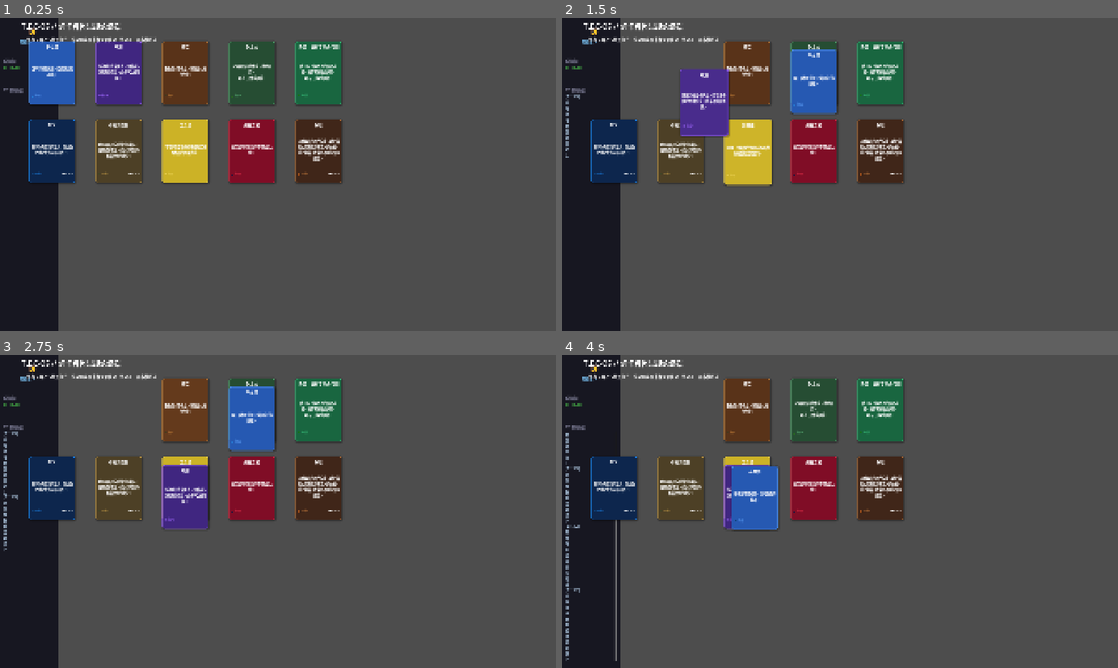
Above: before the commit, frames 1-4 (two rows, left to right).
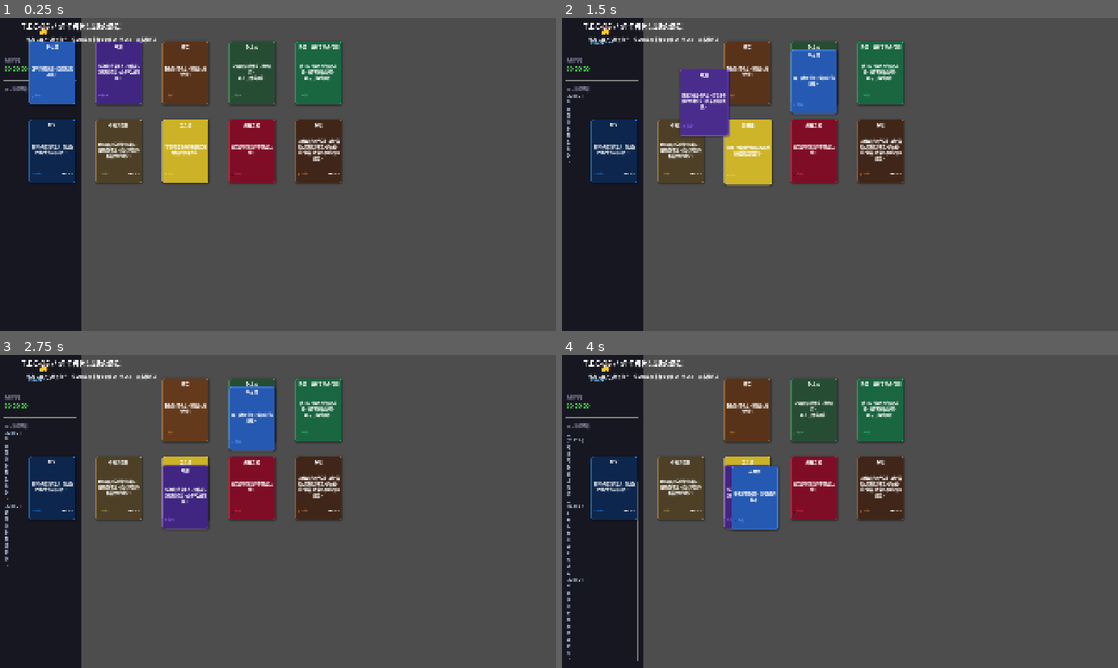
Above: after the commit, the same moments.

Repository: ChrisUtada/tec3g
Game: Godot game, scene res://main.tscn
Same seed, same stepped clock (60 frames per second), same inputs: the game is played once before the commit and once after it.
Inputs (mouse positions are in pixels of both pictures, inside the frame that each line leads up to):
- Up to frame 1 (0.25 s): no input
- Up to frame 2 (1.5 s): tap Enter at 0.5 s; drag from (612, 74) to (895, 105) at 0.52 s; drag from (678, 74) to (812, 237) at 1.27 s
- Up to frame 3 (2.75 s): move the mouse to (183, 411) at 2.02 s; click (183, 411) at 2.17 s
- Up to frame 4 (4 s): tap Space at 2.75 s; drag from (812, 411) to (673, 464) at 2.77 s; click "✕" at 3.5 s

The runs differ from the first frame. In frame 1, 3.1% of the frame differs, in the area x 0-15%, y 0-100%; in frame 2, 3.9%; in frame 3, 4.0%; in frame 4, 4.4%.

Commit message:
fix: widen sidebar to 280px, larger fonts, more spacing

Diff:
--- a/main.tscn
+++ b/main.tscn
@@ -33,7 +33,7 @@
 anchor_bottom = 1.0
 grow_horizontal = 2
 grow_vertical = 2
-offset_left = 200
+offset_left = 280
 
 [node name="UI" type="Control" parent="GameBoard" unique_id=1315043483]
 layout_mode = 1
--- a/scenes/ui/sidebar.tscn
+++ b/scenes/ui/sidebar.tscn
@@ -4,7 +4,7 @@
 
 [node name="Sidebar" type="Control"]
 layout_mode = 1
-offset_right = 200.0
+offset_right = 280.0
 offset_bottom = 1080.0
 script = ExtResource("1")
 
@@ -19,97 +19,96 @@
 
 [node name="AvatarSection" type="Control" parent="Panel"]
 layout_mode = 0
-offset_left = 10
-offset_top = 10
-offset_right = 190
-offset_bottom = 110
+offset_left = 15
+offset_top = 15
+offset_right = 265
+offset_bottom = 100
 
 [node name="IconLabel" type="Label" parent="Panel/AvatarSection"]
 layout_mode = 0
-offset_left = 60
-offset_top = 10
-offset_right = 140
-offset_bottom = 60
-theme_override_font_sizes/font_size = 32
+offset_left = 90
+offset_top = 0
+offset_right = 180
+offset_bottom = 50
+theme_override_font_sizes/font_size = 36
 text = "🧑"
 horizontal_alignment = 1
 
 [node name="NameLabel" type="Label" parent="Panel/AvatarSection"]
 layout_mode = 0
 offset_left = 0
-offset_top = 60
-offset_right = 190
-offset_bottom = 90
-theme_override_font_sizes/font_size = 14
+offset_top = 55
+offset_right = 250
+offset_bottom = 85
+theme_override_font_sizes/font_size = 16
 text = "调查员 T.E.C"
 horizontal_alignment = 1
 theme_override_colors/font_color = Color(0.5, 0.8, 1.0, 1.0)
 
 [node name="Separator1" type="HSeparator" parent="Panel"]
 layout_mode = 0
-offset_left = 10
-offset_top = 120
-offset_right = 190
-offset_bottom = 130
+offset_left = 15
+offset_top = 110
+offset_right = 265
+offset_bottom = 120
 
 [node name="TimeSection" type="Control" parent="Panel"]
 layout_mode = 0
-offset_left = 10
-offset_top = 140
-offset_right = 190
-offset_bottom = 210
+offset_left = 15
+offset_top = 130
+offset_right = 265
+offset_bottom = 200
 
 [node name="SectionLabel" type="Label" parent="Panel/TimeSection"]
 layout_mode = 0
 offset_left = 0
-offset_top = 0
-offset_right = 180
-offset_bottom = 20
-theme_override_font_sizes/font_size = 11
+offset_top = 5
+offset_right = 250
+offset_bottom = 25
+theme_override_font_sizes/font_size = 13
 text = "系统时间"
 theme_override_colors/font_color = Color(0.5, 0.5, 0.6, 1.0)
 
 [node name="TimeLabel" type="Label" parent="Panel/TimeSection"]
 layout_mode = 0
 offset_left = 0
-offset_top = 22
-offset_right = 180
-offset_bottom = 52
-theme_override_font_sizes/font_size = 14
+offset_top = 30
+offset_right = 250
+offset_bottom = 60
+theme_override_font_sizes/font_size = 20
 text = "00:00:00"
 theme_override_colors/font_color = Color(0.3, 0.8, 0.3, 1.0)
 
 [node name="Separator2" type="HSeparator" parent="Panel"]
 layout_mode = 0
-offset_left = 10
-offset_top = 220
-offset_right = 190
-offset_bottom = 230
+offset_left = 15
+offset_top = 210
+offset_right = 265
+offset_bottom = 220
 
 [node name="NewsSection" type="Control" parent="Panel"]
 layout_mode = 0
-offset_left = 10
-offset_top = 240
-offset_right = 190
+offset_left = 15
+offset_top = 230
+offset_right = 265
 offset_bottom = 1070
 
 [node name="SectionLabel" type="Label" parent="Panel/NewsSection"]
 layout_mode = 0
 offset_left = 0
-offset_top = 0
-offset_right = 180
-offset_bottom = 20
-theme_override_font_sizes/font_size = 11
+offset_top = 5
+offset_right = 250
+offset_bottom = 25
+theme_override_font_sizes/font_size = 13
 text = "TEC 新闻终端"
 theme_override_colors/font_color = Color(0.5, 0.5, 0.6, 1.0)
 
 [node name="ScrollContainer" type="ScrollContainer" parent="Panel/NewsSection"]
 layout_mode = 0
 offset_left = 0
-offset_top = 25
-offset_right = 180
-offset_bottom = 820
-theme_override_constants/separation = 2
+offset_top = 30
+offset_right = 250
+offset_bottom = 830
 
 [node name="NewsContainer" type="VBoxContainer" parent="Panel/NewsSection/ScrollContainer"]
 layout_mode = 1
@@ -118,4 +117,4 @@
 anchor_bottom = 1.0
 grow_horizontal = 2
 grow_vertical = 2
-theme_override_constants/separation = 3
+theme_override_constants/separation = 4
--- a/scripts/ui/sidebar.gd
+++ b/scripts/ui/sidebar.gd
@@ -18,7 +18,7 @@
 	var ts = Time.get_time_string_from_system()
 	var lbl = Label.new()
 	lbl.text = "[%s] %s" % [ts, text]
-	lbl.add_theme_font_size_override("font_size", 11)
+	lbl.add_theme_font_size_override("font_size", 13)
 	lbl.autowrap_mode = 2
 	lbl.modulate = Color(0.7, 0.8, 0.9)
 	news_container.add_child(lbl)
